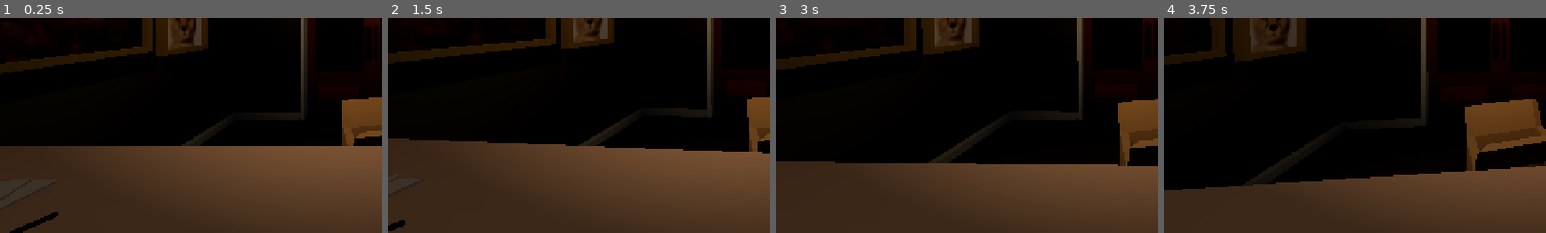
Above: before the commit, frames 1-4 (left to right).
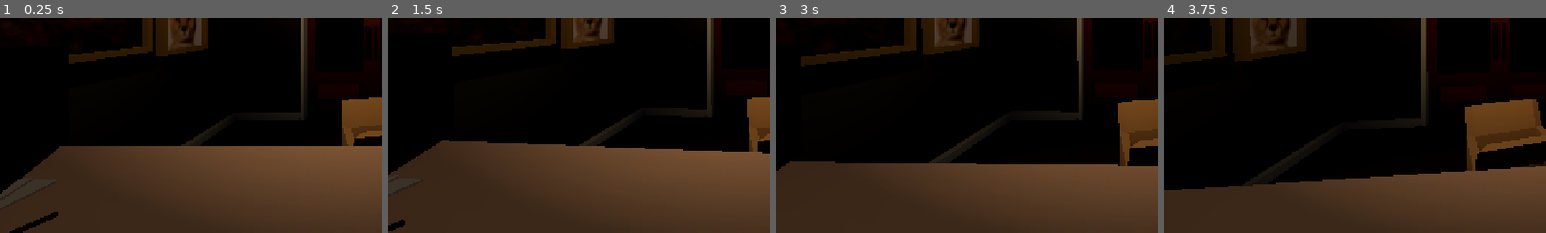
Above: after the commit, the same moments.

Repository: kaminaryu/project-found-footage
Game: Godot game, scene res://Scenes/main_walk.tscn
Two runs of this game, one before a commit and one after it. Both use one fixed random seed, a clock stepped at 60 frames per second and the inputs below. Sound files missing from this copy of the repository are replaced by a short silence.
Inputs (mouse positions are % of the whole screen's width and height, from its top left):
- Up to frame 1 (0.25 s): no input
- Up to frame 2 (1.5 s): tap Q (quit) at 0.5, 1.25 s; move the mouse to (55, 50) at 0.52 s; hold Shift (crouch) 0.53-1.28 s; hold W (move_forward) from 0.53 s (still down); click (55, 50) at 0.67 s; tap Enter (ui_accept) at 0.77 s; move the mouse to (45, 50) at 1.27 s; tap E (interact) at 1.35 s
- Up to frame 3 (3 s): keep holding W (move_forward); tap Enter (ui_accept) at 1.52 s; tap Q (quit) at 2, 2.75 s; move the mouse to (52, 48) at 2.02 s; press the mouse at (52, 48) at 2.03 s; move the mouse to (49, 52) at 2.77 s; release the mouse at (49, 52) at 2.78 s; tap 1 (use_phone) at 2.85 s; click (49, 52) at 2.92 s
- Up to frame 4 (3.75 s): keep holding W (move_forward); tap Enter (ui_accept) at 3.02 s; tap Q (quit) at 3.5 s; move the mouse to (57, 51) at 3.52 s; tap Backspace at 3.6 s
The pictures show only the part of the screen within x 0-50%, y 50-100%; the shares and areas given below are measured in that part.

The runs differ from the first frame. In frame 1, 2.6% of the frame differs, in the area x 0-18%, y 17-82%; in frame 2, 1.9%; in frame 3, 0.4%; in frame 4, nothing differs.

Commit message:
Feat: Cash Regist

Diff:
--- a/Scenes/main_walk.tscn
+++ b/Scenes/main_walk.tscn
@@ -11,6 +11,7 @@
 [ext_resource type="AudioStream" uid="uid://do7mwg3v6b46m" path="res://Assets/SFX/BeanBag.wav" id="9_6bi8x"]
 [ext_resource type="Script" uid="uid://ky0f8ouuocyy" path="res://Objects/MainRoom/door.gd" id="10_m8vig"]
 [ext_resource type="Script" uid="uid://se144jw1i7lo" path="res://Objects/MainRoom/box_of_scraps.gd" id="11_6bi8x"]
+[ext_resource type="PackedScene" uid="uid://bj3m16a0y1gu1" path="res://Assets/Models/Scraps/cash register.glb" id="12_tde24"]
 
 [sub_resource type="StandardMaterial3D" id="StandardMaterial3D_304v3"]
 resource_name = "Material.011"
@@ -841,6 +842,9 @@
 [node name="InteractionCube" parent="BoxOfScraps" unique_id=721345843 instance=ExtResource("4_yoy7x")]
 transform = Transform3D(0.8667456, 0, -1.4901161e-08, 0, 0.8064046, 0, 2.9802322e-08, 0, 1.0124017, -0.013400555, 0, -9.536743e-07)
 
+[node name="cash register" parent="." unique_id=311263691 instance=ExtResource("12_tde24")]
+transform = Transform3D(0.24999999, 0, -0.43301272, 0, 0.5, 0, 0.43301272, 0, 0.24999999, 5.364916, 1.1246004, -3.2510345)
+
 [connection signal="finished" from="Radio/AudioStreamPlayer" to="Radio" method="_on_audio_stream_player_finished"]
 [connection signal="animation_finished" from="Door/AnimationPlayer" to="Door" method="_on_animation_player_animation_finished"]
 
